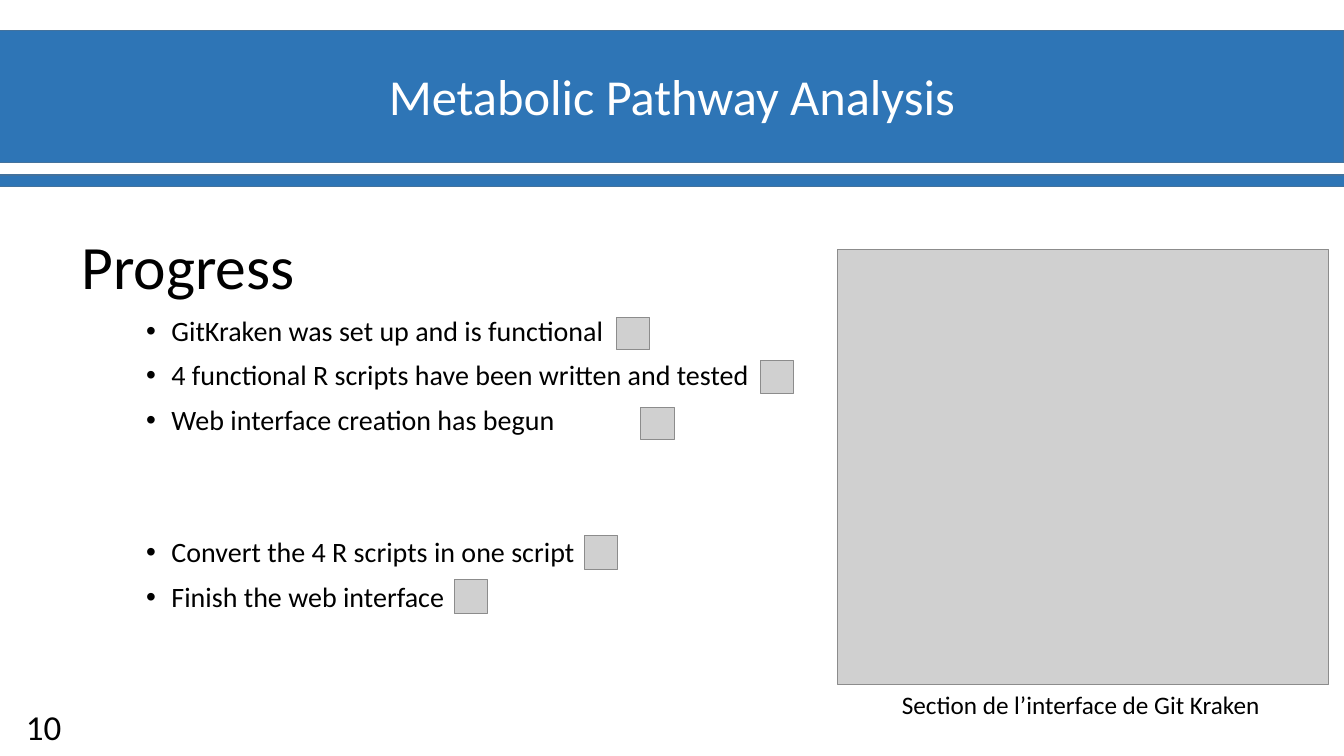
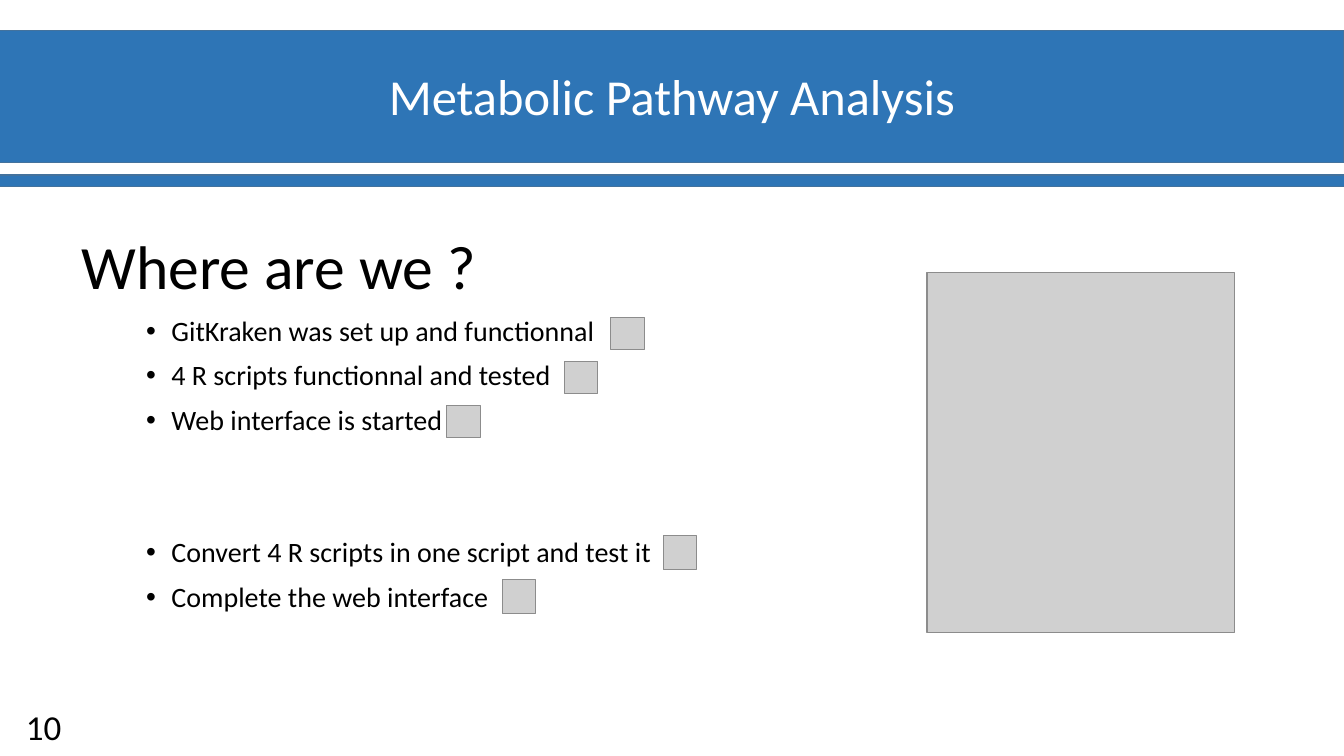
Before and after one commit to materrien/Projet-INSERM, a slide deck: slide 11 of Diapos_Suivit_projet.pptx. Drawn at 1344x756 pixels with LibreOffice and Linux fonts; fonts in the diff are those of the drawing; grey boxes stand for pictures; background and template pictures are left out. Boxes give left, top, right and bottom in pixels: in the first picture for what was removed or moved away, otherwise in the second. Text is boxed around its words. In the diff, an @@ line names an element or a change of style, - is before the commit and + after.

```diff
--- a/Diapos_Suivit_projet.pptx
+++ b/Diapos_Suivit_projet.pptx
@@ text at [81, 246, 433, 290]: text changed @@
-Progress
+Where are we ?
@@ picture: place and size @@
-picture at [838, 249, 1329, 685]
+picture at [928, 272, 1235, 632]
@@ text at [171, 321, 651, 612]: text changed @@
-• GitKraken was set up and is functional
-• 4 functional R scripts have been written and tested
-• Web interface creation has begun
-• Convert the 4 R scripts in one script
-• Finish the web interface
+• GitKraken was set up and functionnal
+• 4 R scripts functionnal and tested
+• Web interface is started
+• Convert 4 R scripts in one script and test it
+• Complete the web interface
@@ picture: place and size @@
-picture at [616, 318, 649, 350]
+picture at [611, 318, 644, 350]
@@ picture: place and size @@
-picture at [760, 361, 793, 393]
+picture at [565, 361, 598, 393]
@@ picture: place and size @@
-picture at [641, 407, 675, 440]
+picture at [447, 405, 480, 438]
@@ picture: place and size @@
-picture at [585, 535, 618, 570]
+picture at [663, 535, 697, 570]
@@ picture: place and size @@
-picture at [455, 580, 488, 614]
+picture at [502, 580, 535, 614]
@@ text removed at [902, 696, 1259, 714] @@
-Section de l’interface de Git Kraken
```
Also in this commit, not shown: 3 other slides changed, 3 slides added, 3 slides removed.
